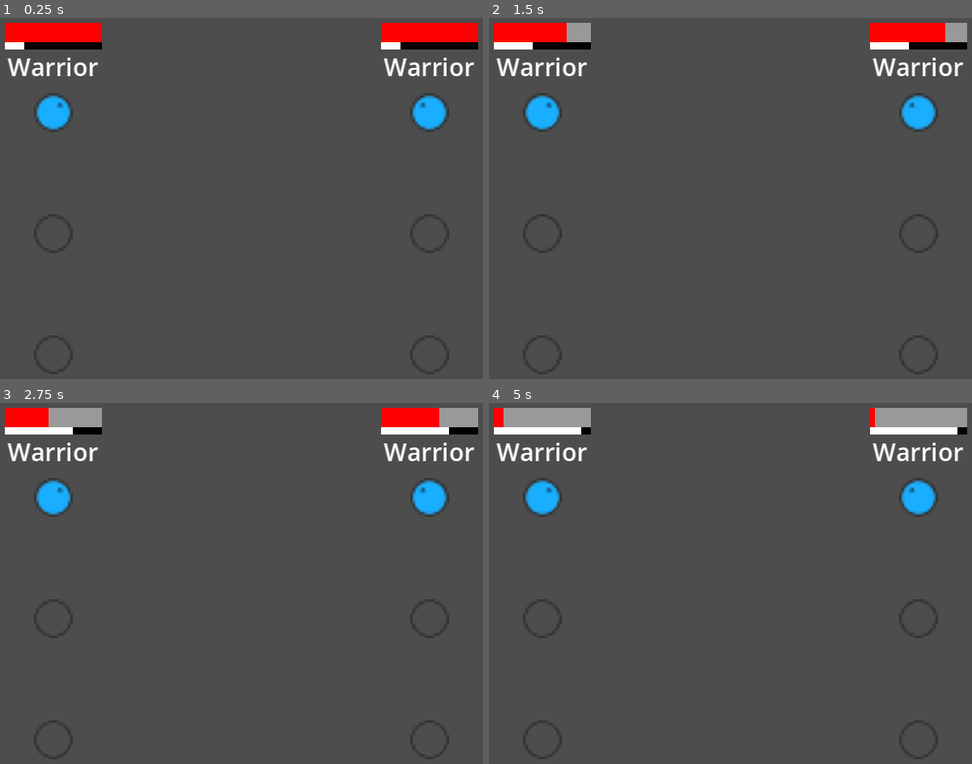
Above: before the commit, frames 1-4 (two rows, left to right).
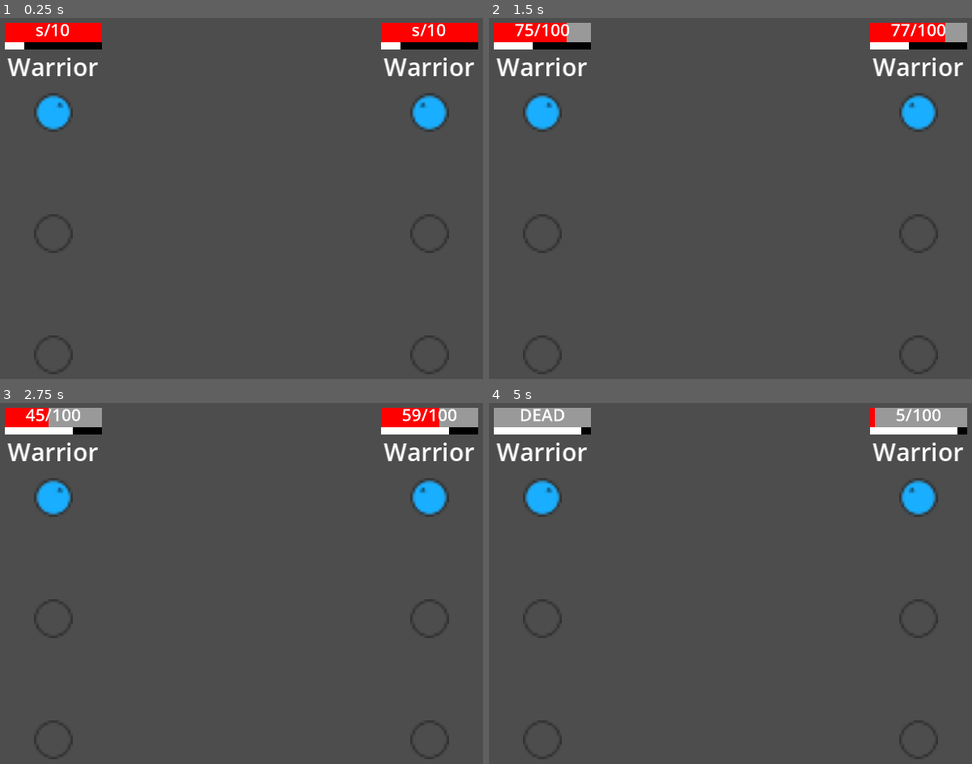
Above: after the commit, the same moments.

Repository: mathew-tran/simple-rpg
Game: Godot game, scene res://Levels/Main.tscn
Two runs of this game, one before a commit and one after it. Both use one fixed random seed, a clock stepped at 60 frames per second and the inputs below.
Inputs:
- Up to frame 1 (0.25 s): no input
- Up to frame 2 (1.5 s): no input
- Up to frame 3 (2.75 s): no input
- Up to frame 4 (5 s): no input

The runs differ from the first frame. In frame 1, 0.2% of the frame differs, in the area x 7-93%, y 1-6%; in frame 2, 0.4%; in frame 3, 0.4%; in frame 4, 0.4%, in the area x 1-94%, y 1-7%.

Commit message:
fix some health issues

Diff:
--- a/Prefabs/Unit.tscn
+++ b/Prefabs/Unit.tscn
@@ -83,6 +83,16 @@
 value = 20.01
 show_percentage = false
 
+[node name="Label" type="Label" parent="Control/HealthBar"]
+layout_mode = 0
+offset_top = -2.0
+offset_right = 80.0
+offset_bottom = 18.0
+scale = Vector2(0.5, 0.5)
+theme_override_font_sizes/font_size = 14
+text = "s/10"
+horizontal_alignment = 1
+
 [node name="PollTimer" type="Timer" parent="."]
 wait_time = 0.1
 autostart = true
--- a/Scripts/AutoLoad/Helper.gd
+++ b/Scripts/AutoLoad/Helper.gd
@@ -8,7 +8,11 @@
 	else:
 		units = get_tree().get_nodes_in_group("enemy_team")
 
-	if units:
-		return units.pick_random()
+	var aliveUnits = []
+	for unit in units:
+		if unit.IsAlive():
+			aliveUnits.append(unit)
+	if aliveUnits:
+		return aliveUnits.pick_random()
 	else:
 		return null
--- a/Scripts/Unit.gd
+++ b/Scripts/Unit.gd
@@ -9,6 +9,7 @@
 @onready var NameLabel = $Control/VBoxContainer/Label
 @onready var AbilBar = $Control/VBoxContainer/AbilBar
 @onready var HealthBar = $Control/HealthBar
+@onready var HealthLabel = $Control/HealthBar/Label
 @export var UnitName = "test"
 
 var AbilityTimer : Timer
@@ -28,6 +29,9 @@
 func TakeDamage(amount):
 	HealthComponent.TakeDamage(amount)
 
+func IsAlive():
+	return HealthComponent.IsDead() == false
+
 func Setup(teamType):
 	TeamType = teamType
 	if TeamType == DEFS.TEAM_TYPE.ENEMY:
@@ -41,13 +45,16 @@
 	HealthComponent.connect("Death", Callable(self, "OnDeath"))
 
 func OnDeath():
+	HealthLabel.text = "DEAD"
+	HealthBar.value = 0
+	AbilityTimer.stop()
 	if TeamType == DEFS.TEAM_TYPE.ENEMY:
 		queue_free()
-	else:
-		AbilityTimer.stop()
+
 
 func OnDamageTaken():
 	HealthBar.value = HealthComponent.GetHealth()
+	HealthLabel.text = str(HealthComponent.GetHealth()) + "/" + str(HealthComponent.GetMaxHealth())
 
 func OnAbilityTimerTimeout():
 	Abilities.GetRandomAbility().DoAbility()
